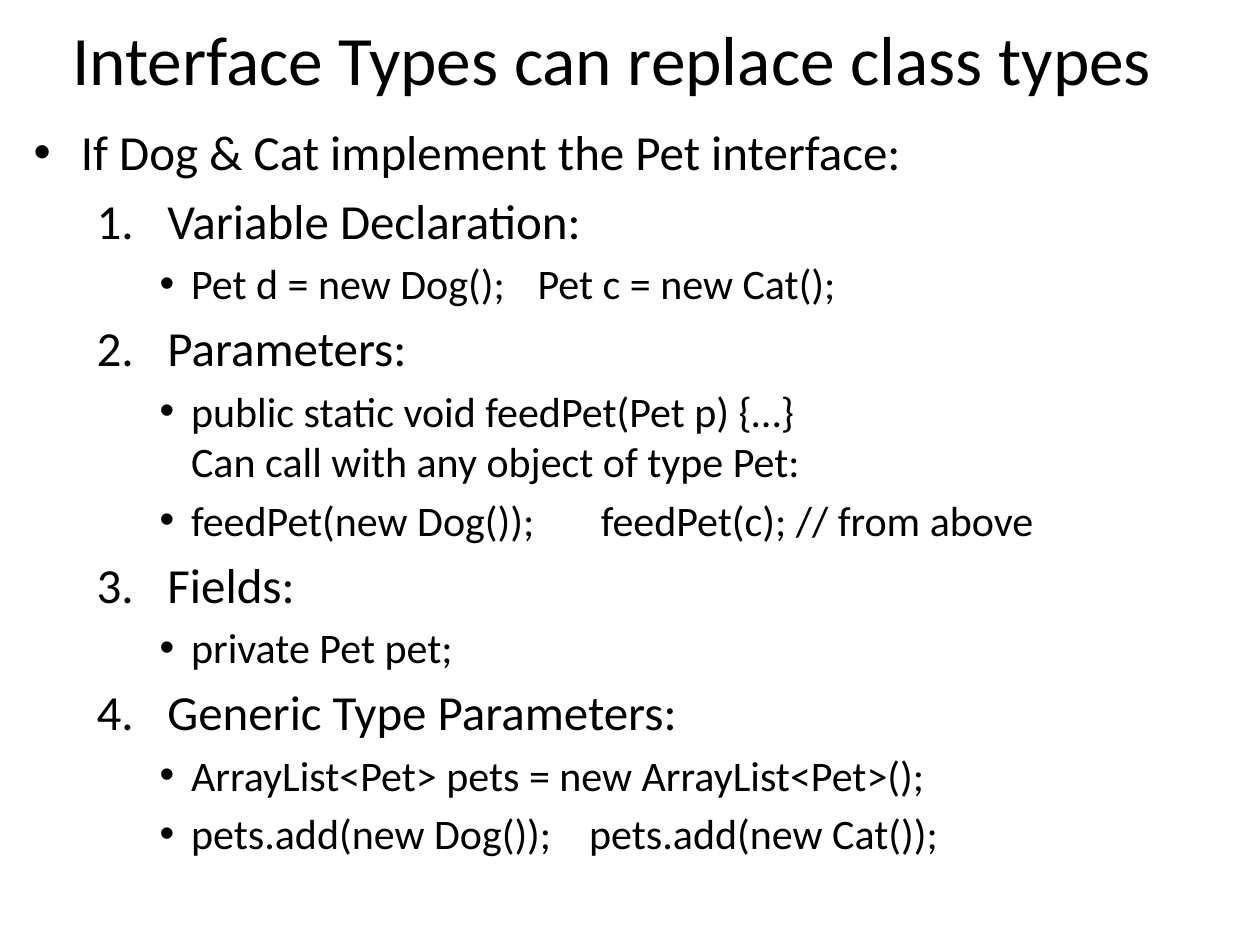
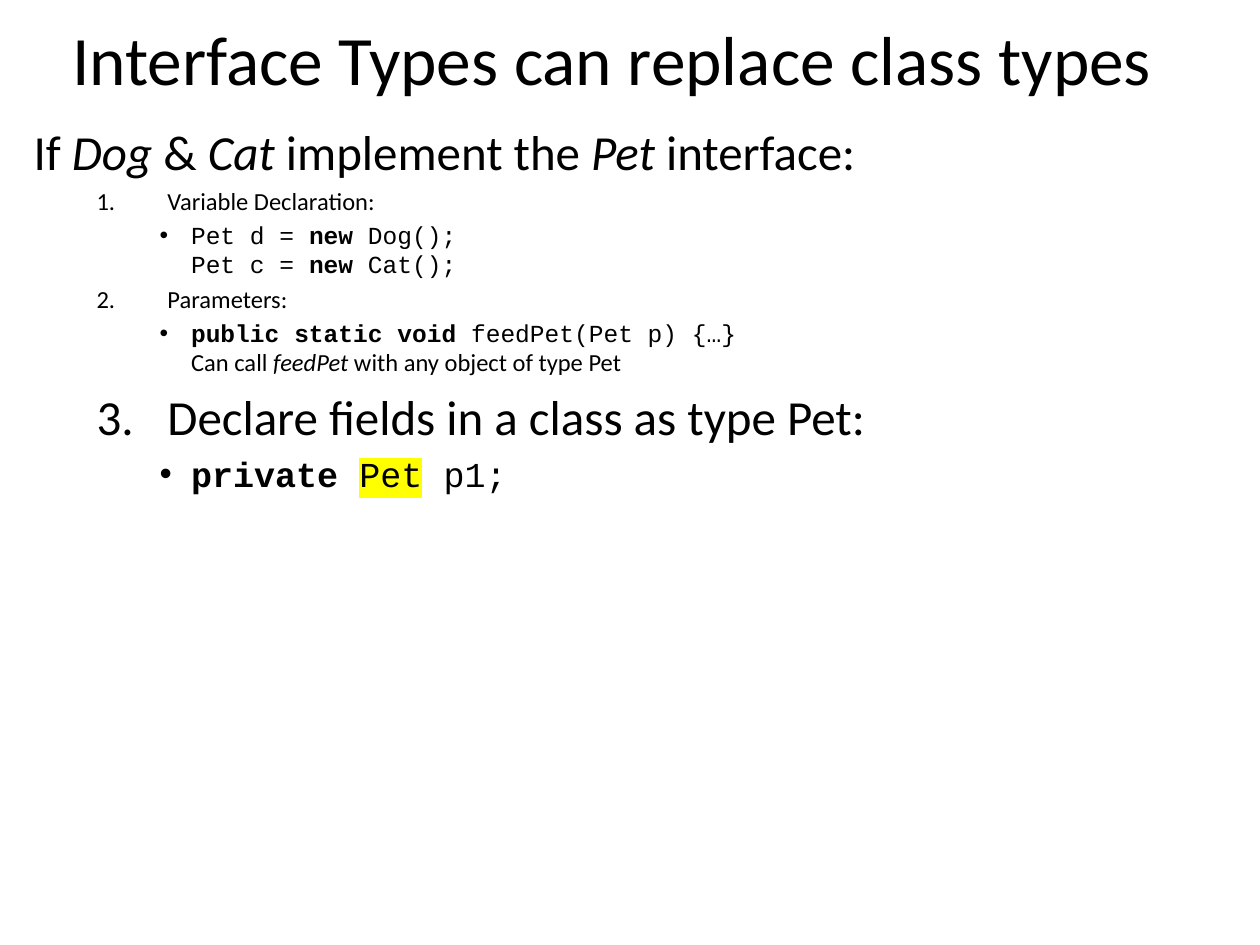
Before and after one commit to RHIT-CSSE/csse220, a slide deck: slide 16 of ClassMaterials/Interfaces/Slides/Interfaces.pptx (slide 15 before the commit). Drawn at 1260x945 pixels with LibreOffice and Linux fonts; fonts in the diff are those of the drawing. Boxes give left, top, right and bottom in pixels: in the first picture for what was removed or moved away, otherwise in the second. Text is boxed around its words. In the diff, an @@ line names an element or a change of style, - is before the commit and + after.

```diff
--- a/ClassMaterials/Interfaces/Slides/Interfaces.pptx
+++ b/ClassMaterials/Interfaces/Slides/Interfaces.pptx
@@ text at (34, 136, 855, 309): italic on in "Dog Cat Pet"; size 28 to 14 pt in "Variable Declaration:", "Parameters:"; size 24 to 14 pt, font Calibri to Courier New in "Pet d = new Dog(); Pet c ..."; bold on in "new new"; bullet • to none; less space between paragraphs @@
@@ text at (167, 324, 865, 495): text changed; size 24 to 14 pt @@
-    • public static void feedPet(Pet p) {…}
-      Can call with any object of type Pet:
-    • feedPet(new Dog()); feedPet(c); // from above
-  3. Fields:
-    • private Pet pet;
-  4. Generic Type Parameters:
-    • ArrayList<Pet> pets = new ArrayList<Pet>();
-    • pets.add(new Dog()); pets.add(new Cat());
+    • public static void feedPet(Pet p) {…}
+      Can call feedPet with any object of type Pet
+  3. Declare fields in a class as type Pet:
+    • private Pet p1;
```
Also in this commit, not shown: 19 other slides changed, 4 slides added, 3 slides removed.
